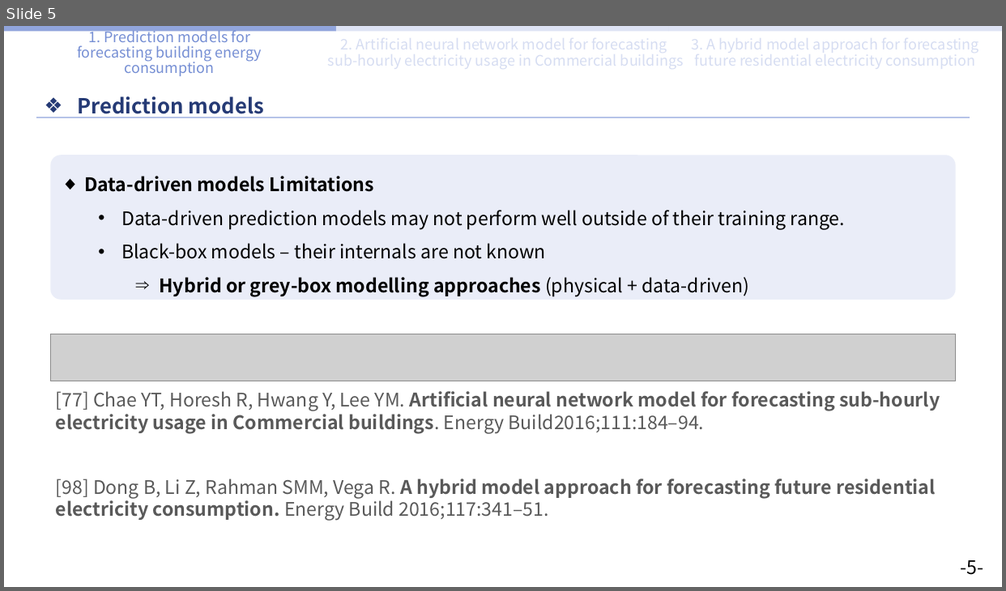
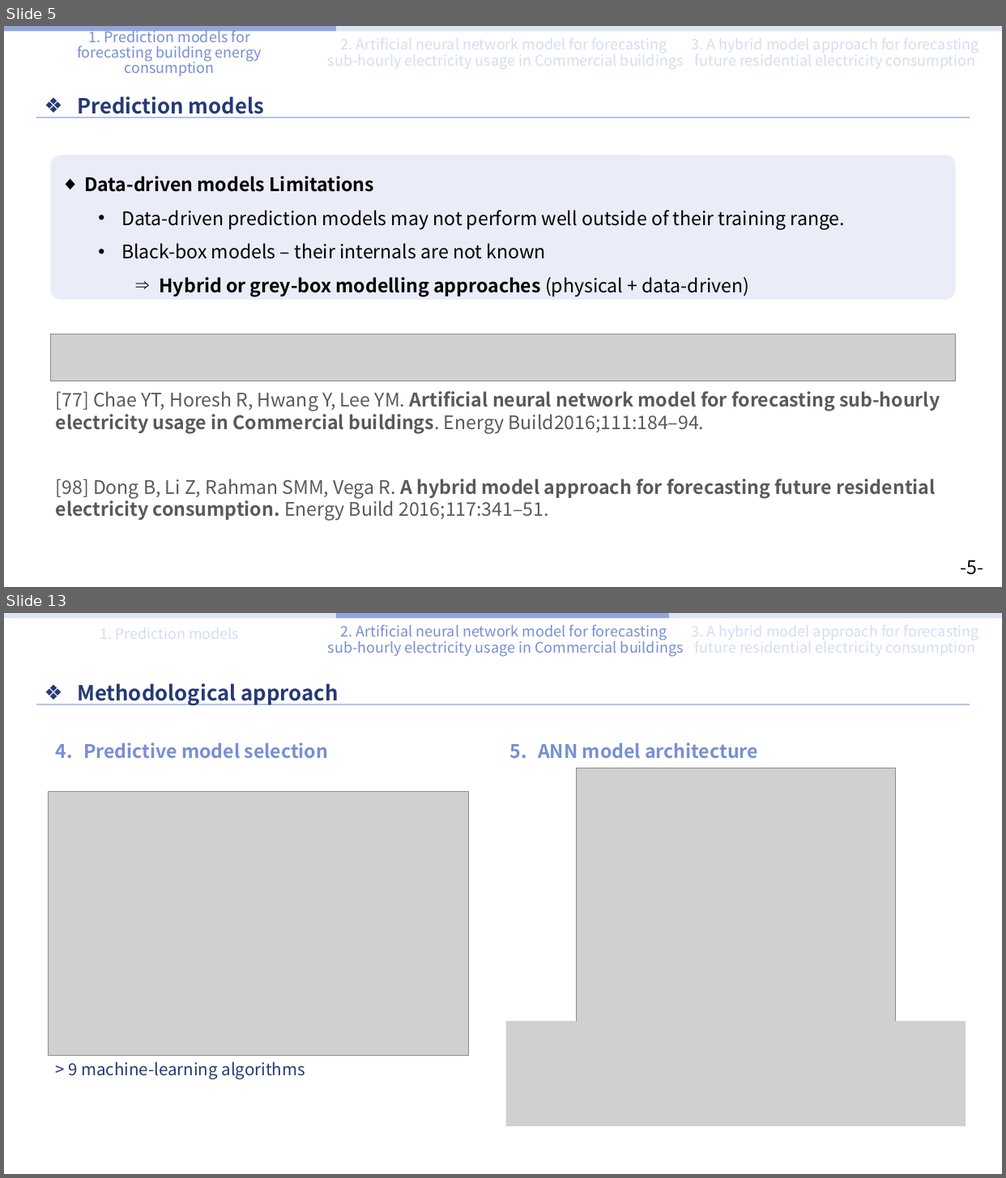
Before and after one commit to sohee98/2022-1st-Course, a slide deck: AI Applications/Literature study 발표/Literature study PPT-SoheeKim.pptx. Shown one above the other, each under a label of ours: slide 5 before the commit, slides 5 and 13 after it; the slides between them are not shown. The pictures are 1006x591 and 1006x1178 pixels, drawn with LibreOffice and Linux fonts; fonts in the diff are those of the drawing; grey boxes stand for pictures. Boxes give left, top, right and bottom in pixels: in the first picture for what was removed or moved away, otherwise in the second. Text is boxed around its words. In the diff, an @@ line names an element or a change of style, - is before the commit and + after.

```diff
--- a/AI Applications/Literature study 발표/Literature study PPT-SoheeKim.pptx
+++ b/AI Applications/Literature study 발표/Literature study PPT-SoheeKim.pptx
@@ slide 13 added at (4, 613, 1002, 1174), background #FFFFFF @@
@@ rectangle added at (4, 613, 336, 618), fill #D6DDF2 at 80% opacity @@
@@ text added at (328, 624, 684, 657), 14 pt, text #768FD4 @@
+2. Artificial neural network model for forecasting
+sub-hourly electricity usage in Commercial buildings
@@ rectangle added at (336, 613, 670, 618), fill #768FD4 at 80% opacity @@
@@ rectangle added at (669, 613, 1002, 618), fill #D6DDF2 at 80% opacity @@
@@ text added at (77, 683, 338, 706), 20 pt, text #253A75, bold @@
+❖ Methodological approach
@@ line added from (37, 705) to (970, 705), #B6C3E8 1.5 pt @@
@@ text added at (83, 743, 328, 758), 18 pt, text #768FD4, bold @@
+4. Predictive model selection
@@ text added at (538, 743, 758, 758), 18 pt, text #768FD4, bold @@
+5. ANN model architecture
@@ picture added at (576, 768, 896, 1022) @@
@@ picture added at (49, 791, 469, 1055) @@
@@ picture added at (506, 1021, 966, 1127) @@
@@ text added at (69, 1062, 305, 1080), 16 pt, text #253A75 @@
+> 9 machine-learning algorithms
```
Also in this commit, not shown: 8 slides changed, 8 other slides added.
